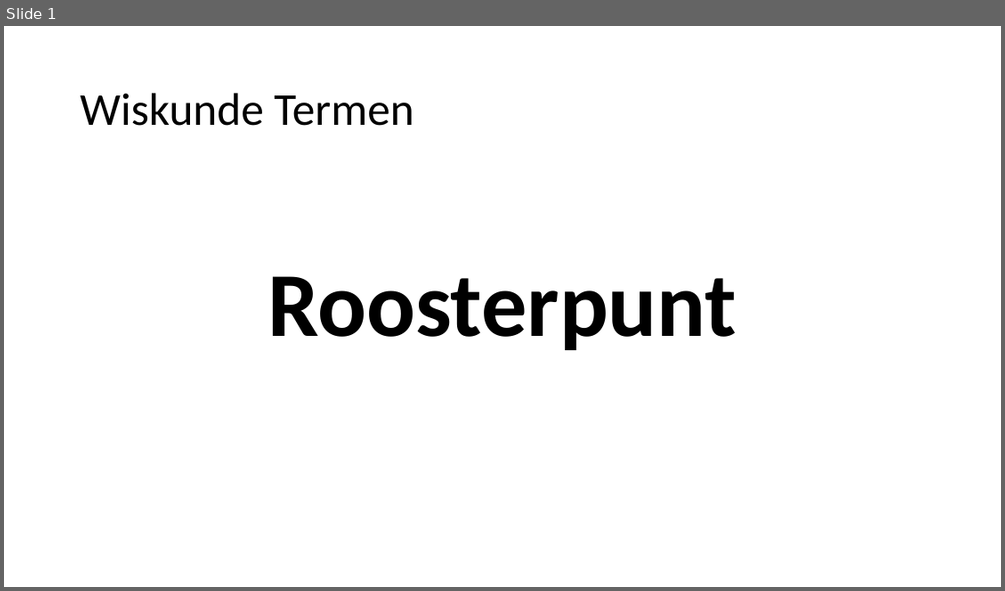
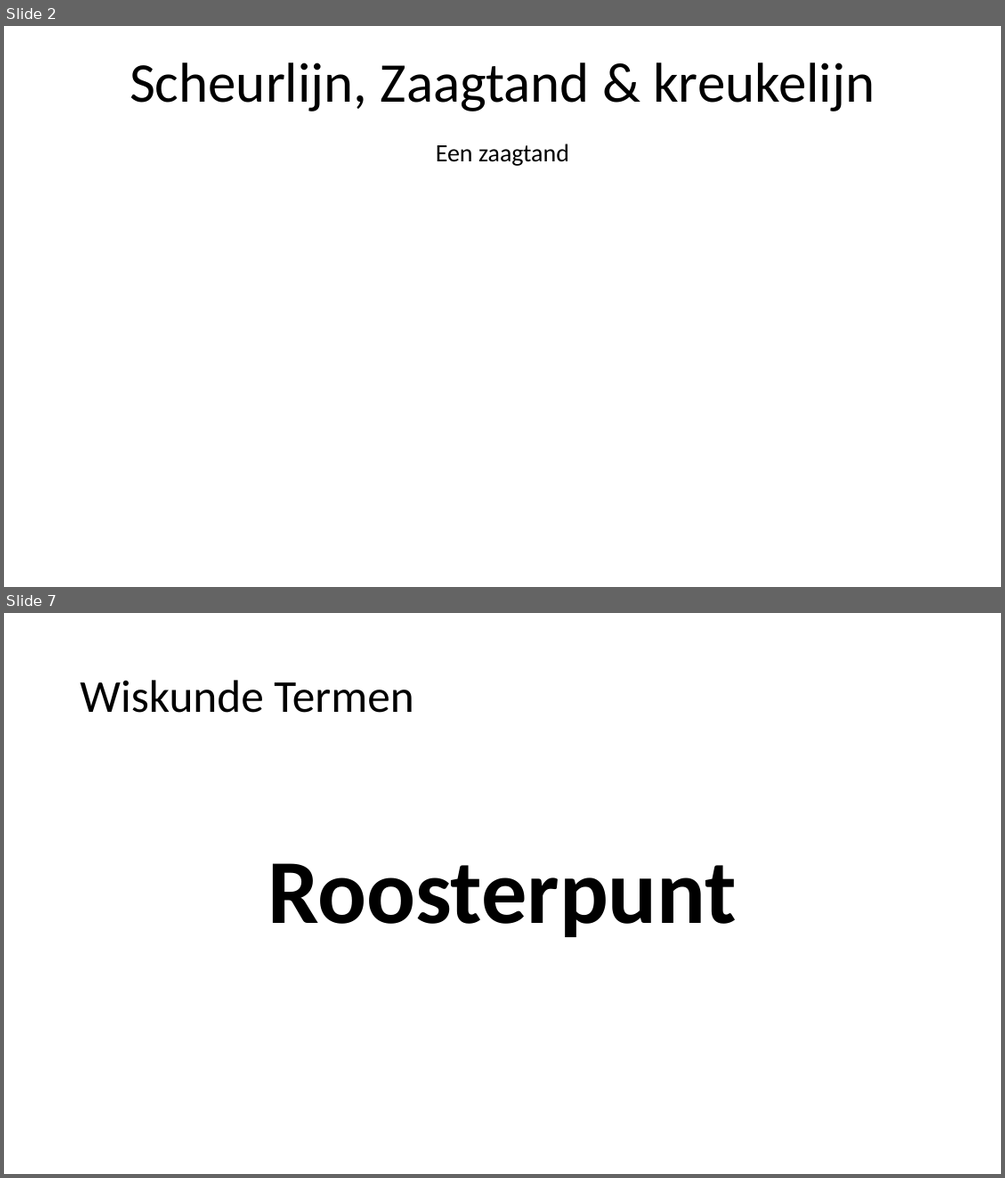
Before and after one commit to heinvinkel/wiskundetermen, a slide deck: verbanden en formules/AAAAverbanden en formules.pptx. Shown one above the other, each under a label of ours: slide 1 before the commit, slides 2 and 7 after it; the slides between them are not shown. The pictures are 1005x591 and 1005x1178 pixels, drawn with LibreOffice and Linux fonts; fonts in the diff are those of the drawing. Boxes give left, top, right and bottom in pixels: in the first picture for what was removed or moved away, otherwise in the second. Text is boxed around its words. In the diff, an @@ line names an element or a change of style, - is before the commit and + after.

```diff
--- a/verbanden en formules/AAAAverbanden en formules.pptx
+++ b/verbanden en formules/AAAAverbanden en formules.pptx
@@ slide 2 added at (4, 26, 1001, 587), background #FFFFFF @@
@@ title added at (129, 62, 874, 111), 54 pt, text #000000 @@
+Scheurlijn, Zaagtand & kreukelijn
@@ subtitle added at (436, 143, 569, 166), 24 pt, text #000000 @@
+Een zaagtand
@@ what was slide 1 is now slide 7 @@
```
Also in this commit, not shown: 5 other slides added, 7 other files.
